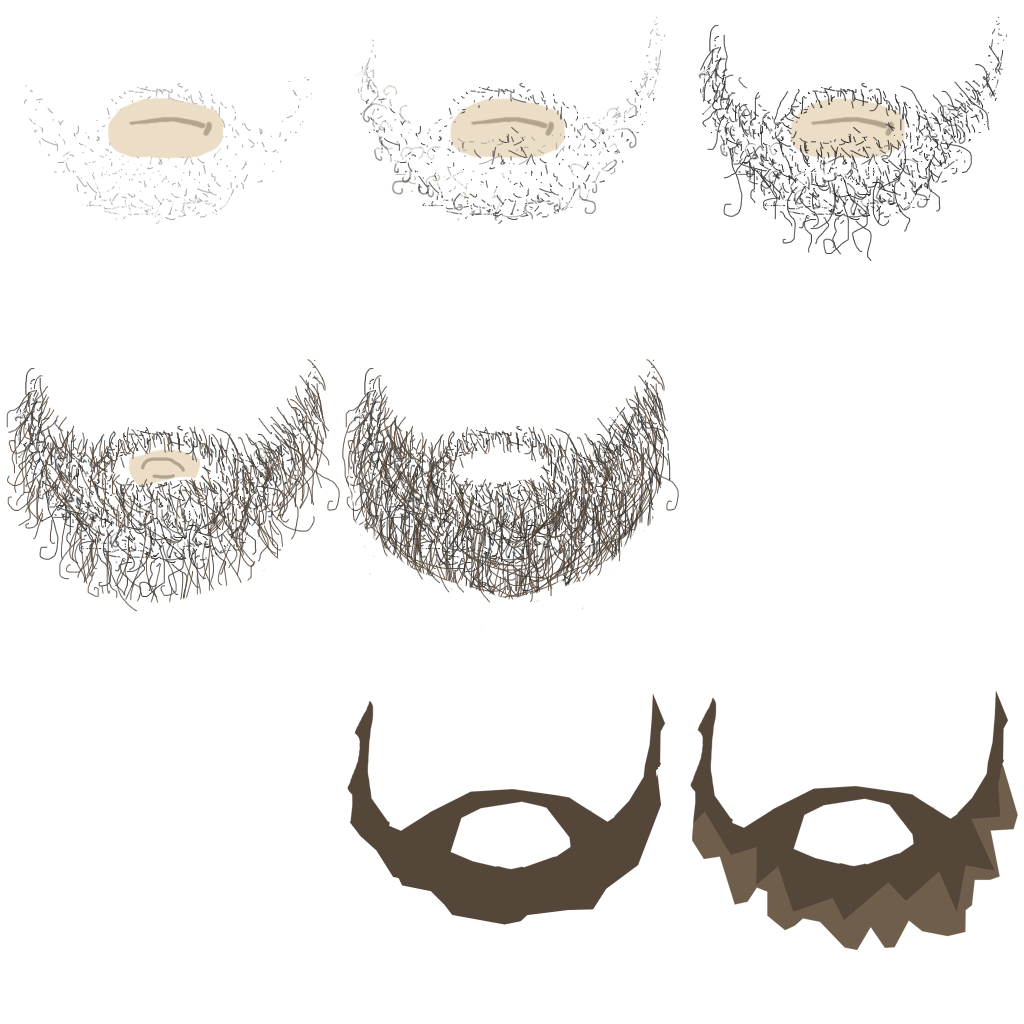
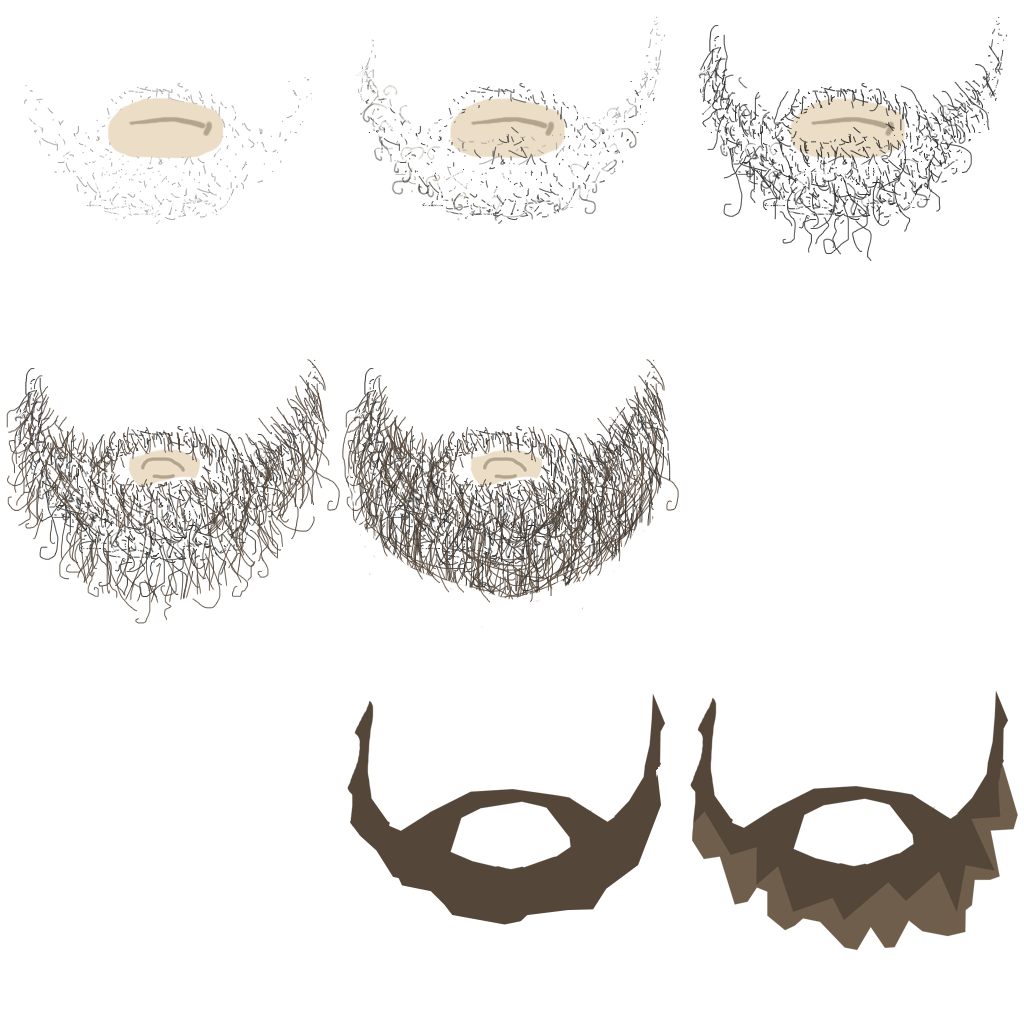
Layers edited between the first and the second 1024px x 1024px image:
painted on "State5" over bbox(135, 529, 269, 624)
added layer "Layer 16" in group "Beard-States" over bbox(470, 449, 542, 486)
